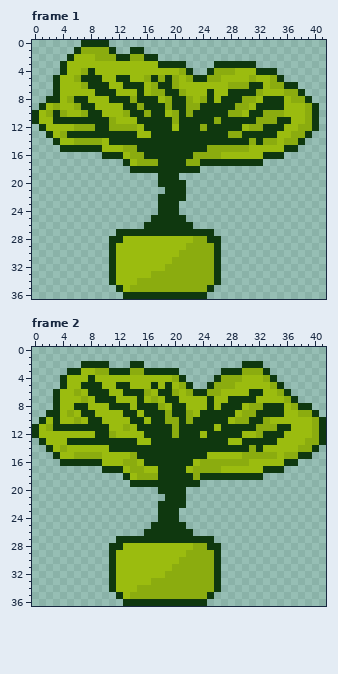
Pixel-art file: Assets/Resources/Sprite-0002.aseprite. The picture above is the old version.
46x37 pixels, 2 frames. Shown: frame 1, frame 2. The old version is drawn lined up with the new one, on the new canvas. The commit also changed other frames, which this record leaves out.
After the commit:
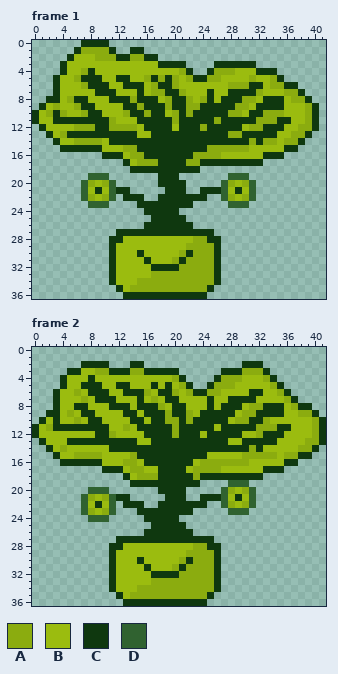
Palette (. is transparent): A #8bac0f  B #9bbc0f  C #0f380f  D #306230
Log entry: Correción de cara de la planta
Changes in this commit:
{"change": "canvas 46x37 -> 42x37, the old top-left corner now at -2,0 (the part of the old canvas that was cut away was empty and is not shown)"}
{"where": "frame 1"}
{"frame":1,"y":19,"x":8,"old":"...","new":"DDD"}
{"frame":1,"y":19,"x":28,"old":"...","new":"DDD"}
{"frame":1,"y":20,"x":7,"old":".....","new":"DABAD"}
{"frame":1,"y":20,"x":27,"old":".....","new":"DABAD"}
{"frame":1,"y":21,"x":7,"old":".......","new":"DBCBDCC"}
{"frame":1,"y":21,"x":24,"old":"........","new":"CCCDBCBD"}
{"frame":1,"y":22,"x":7,"old":".....","new":"DABAD"}
{"frame":1,"y":22,"x":13,"old":"...","new":"CCC"}
{"frame":1,"y":22,"x":22,"old":"...","new":"CCC"}
{"frame":1,"y":22,"x":27,"old":".....","new":"DABAD"}
{"frame":1,"y":23,"x":8,"old":"...","new":"DDD"}
{"frame":1,"y":23,"x":15,"old":"...","new":"CCC"}
{"frame":1,"y":23,"x":21,"old":"..","new":"CC"}
{"frame":1,"y":23,"x":28,"old":"...","new":"DDD"}
{"frame":1,"y":24,"x":16,"old":"..","new":"CC"}
{"frame":1,"y":30,"x":15,"old":"B","new":"C"}
{"frame":1,"y":30,"x":22,"old":"A","new":"C"}
{"frame":1,"y":31,"x":16,"old":"B","new":"C"}
{"frame":1,"y":31,"x":21,"old":"A","new":"C"}
{"frame":1,"y":32,"x":17,"old":"BBAA","new":"CCCC"}
{"where": "frame 2"}
{"frame":2,"y":19,"x":28,"old":"...","new":"DDD"}
{"frame":2,"y":20,"x":8,"old":"...","new":"DDD"}
{"frame":2,"y":20,"x":27,"old":".....","new":"DABAD"}
{"frame":2,"y":21,"x":7,"old":".......","new":"DABADCC"}
{"frame":2,"y":21,"x":24,"old":"........","new":"CCCDBCBD"}
{"frame":2,"y":22,"x":7,"old":".....","new":"DBCBD"}
{"frame":2,"y":22,"x":13,"old":"...","new":"CCC"}
{"frame":2,"y":22,"x":22,"old":"...","new":"CCC"}
{"frame":2,"y":22,"x":27,"old":".....","new":"DABAD"}
{"frame":2,"y":23,"x":7,"old":".....","new":"DABAD"}
{"frame":2,"y":23,"x":15,"old":"...","new":"CCC"}
{"frame":2,"y":23,"x":21,"old":"..","new":"CC"}
{"frame":2,"y":23,"x":28,"old":"...","new":"DDD"}
{"frame":2,"y":24,"x":8,"old":"...","new":"DDD"}
{"frame":2,"y":24,"x":16,"old":"..","new":"CC"}
{"frame":2,"y":30,"x":15,"old":"B","new":"C"}
{"frame":2,"y":30,"x":22,"old":"A","new":"C"}
{"frame":2,"y":31,"x":16,"old":"B","new":"C"}
{"frame":2,"y":31,"x":21,"old":"A","new":"C"}
{"frame":2,"y":32,"x":17,"old":"BBAA","new":"CCCC"}
{"label":"added","picture_box":[81,173,158,215]}
{"label":"added","picture_box":[179,173,256,208]}
{"label":"changed","picture_box":[137,250,193,271]}
{"label":"added","picture_box":[179,480,256,515]}
{"label":"added","picture_box":[81,487,158,522]}
{"label":"changed","picture_box":[137,557,193,578]}
